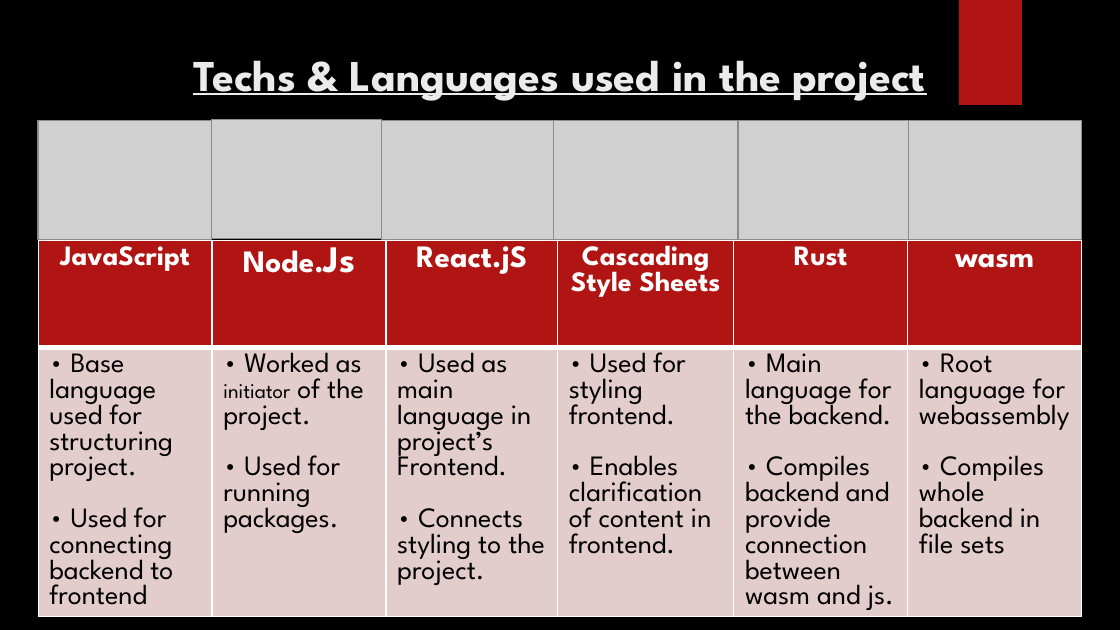
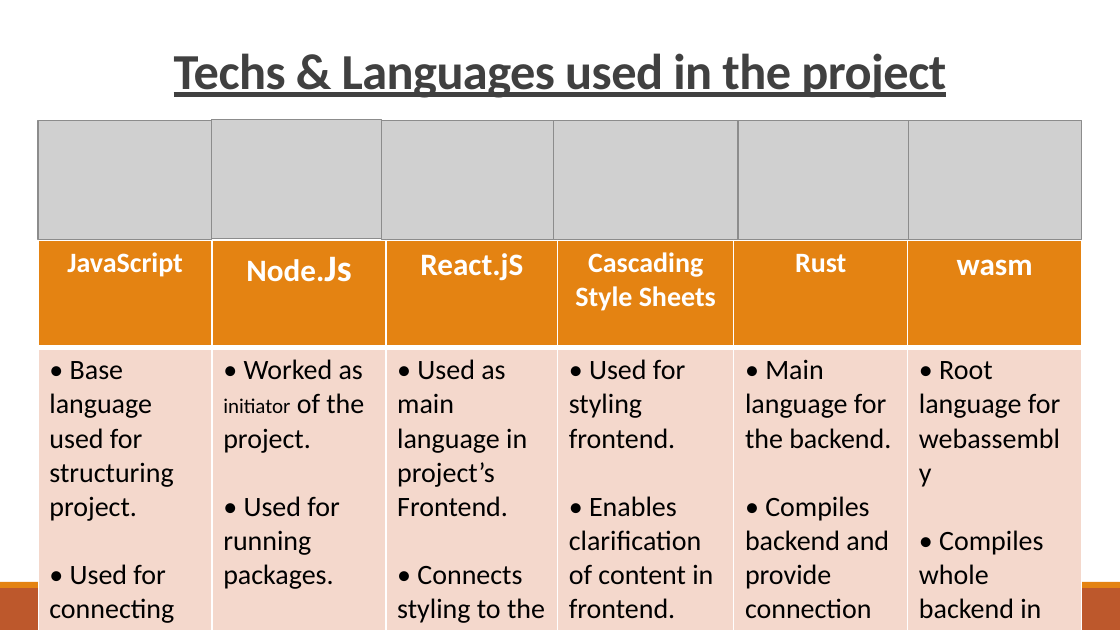
Before and after one commit to mstomar698/pictoral, a slide deck: slide 6 of proj-images/minor-project-report-1.pptx. Drawn at 1120x630 pixels with LibreOffice and Linux fonts; fonts in the diff are those of the drawing; grey boxes stand for pictures; background and template pictures are left out. Boxes give left, top, right and bottom in pixels: in the first picture for what was removed or moved away, otherwise in the second. Text is boxed around its words. In the diff, an @@ line names an element or a change of style, - is before the commit and + after.

```diff
--- a/proj-images/minor-project-report-1.pptx
+++ b/proj-images/minor-project-report-1.pptx
@@ background picture (left out) to #FFFFFF @@
@@ rectangle removed at (959, 0, 1021, 105) @@
@@ title "Techs & Languages used in ..." at (174, 53, 946, 98): size 28.4 to 32.4 pt, font League Spartan to Calibri, text colour #EBEBEB to #404040, letter spacing 0 to -0.4 pt; line spacing 1 to 0.85 @@
@@ ellipse removed at (791, 155, 1049, 413) @@
@@ table at (38, 241, 1080, 627) @@
@@ fill #B01513 to #E48312 in row 1 @@
@@ fill #E4CCCC to #F5D9CC in row 2 @@
@@ font League Spartan to Calibri @@
@@ rectangle added at (0, 588, 1120, 630), fill #BD582C @@
@@ rectangle added at (0, 582, 1120, 588), fill #E48312 @@
```
Also in this commit, not shown: 13 other slides changed, 3 other files.
